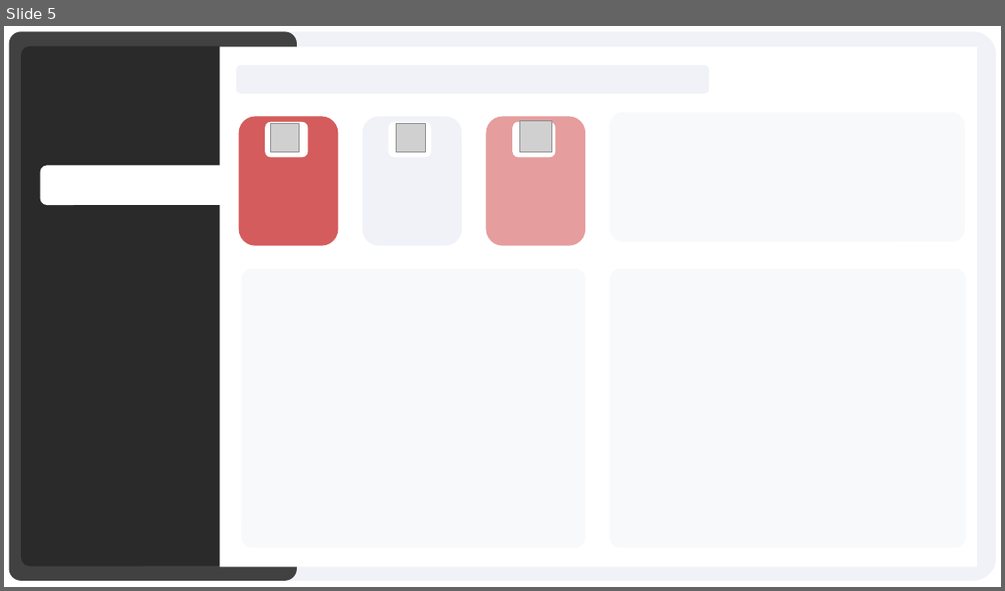
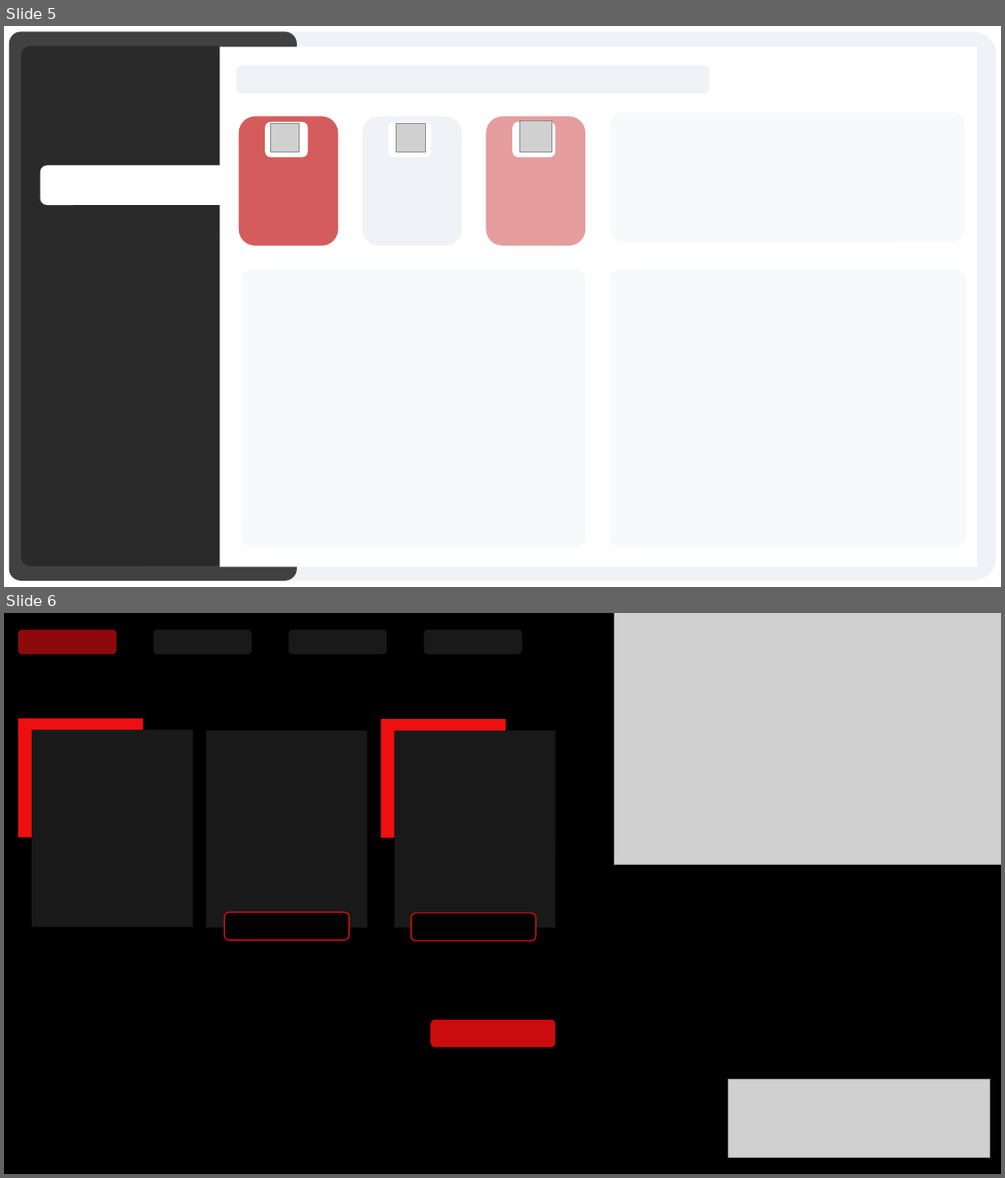
Before and after one commit to srimantapal205/HNP-PowerBI-Project, a slide deck: designTemplate/DesignTemplate.pptx. Shown one above the other, each under a label of ours: slide 5 before the commit, slides 5 and 6 after it. The pictures are 1005x591 and 1005x1178 pixels, drawn with LibreOffice and Linux fonts; fonts in the diff are those of the drawing; grey boxes stand for pictures. Boxes give left, top, right and bottom in pixels: in the first picture for what was removed or moved away, otherwise in the second. Text is boxed around its words. In the diff, an @@ line names an element or a change of style, - is before the commit and + after.

```diff
--- a/designTemplate/DesignTemplate.pptx
+++ b/designTemplate/DesignTemplate.pptx
@@ slide 6 added at (x1=4, y1=613, x2=1001, y2=1174), background #000000 @@
@@ rounded rectangle added at (x1=18, y1=629, x2=116, y2=654), fill #EE0F11 at 60% opacity @@
@@ rounded rectangle added at (x1=154, y1=629, x2=251, y2=654), fill #191919 @@
@@ rounded rectangle added at (x1=289, y1=629, x2=387, y2=654), fill #191919 @@
@@ rounded rectangle added at (x1=423, y1=629, x2=521, y2=654), fill #191919 @@
@@ picture added at (x1=615, y1=613, x2=1001, y2=865) @@
@@ group added at (x1=18, y1=718, x2=194, y2=927): 4 rectangles @@
@@ rectangle added at (x1=207, y1=730, x2=367, y2=927), fill #191919 @@
@@ group added at (x1=380, y1=719, x2=556, y2=928): 5 rectangles @@
@@ rounded rectangle added at (x1=225, y1=912, x2=349, y2=940), fill #000000 at 85% opacity, outline #EE0F11 1 pt @@
@@ rounded rectangle added at (x1=411, y1=913, x2=535, y2=941), fill #000000 at 85% opacity, outline #EE0F11 1 pt @@
@@ rounded rectangle added at (x1=431, y1=1020, x2=556, y2=1047), fill #EE0F11 at 85% opacity @@
@@ picture added at (x1=728, y1=1078, x2=990, y2=1157) @@
```
Also in this commit, not shown: 4 other files.
